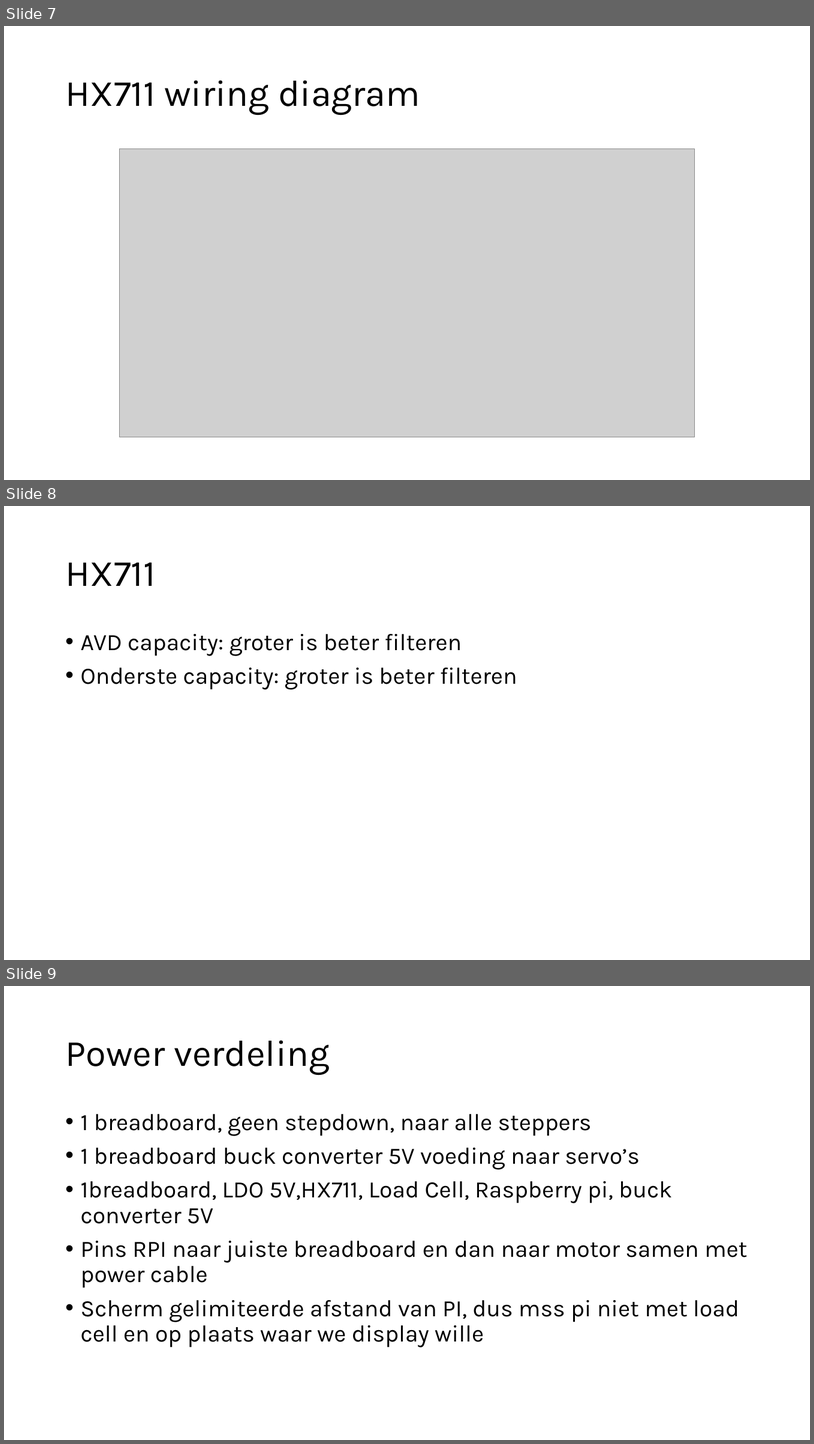
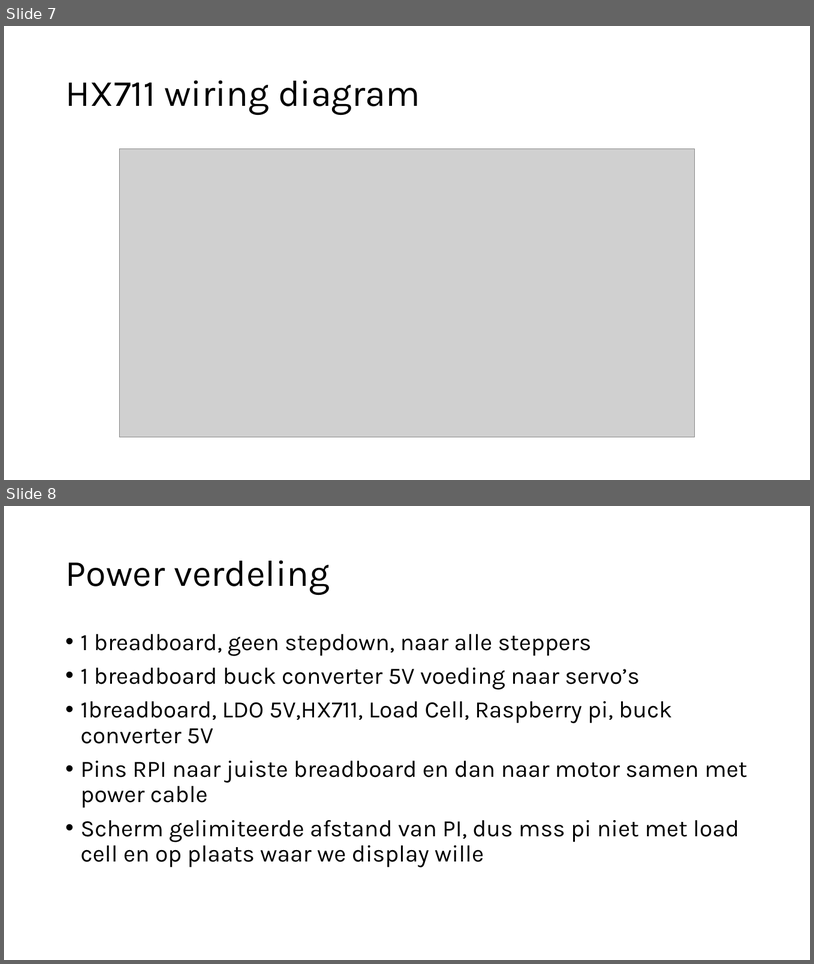
Before and after one commit to sneakyginger/Silicone_dispenser, a slide deck: electronics/electronics.pptx. Shown one above the other, each under a label of ours: slides 7, 8 and 9 before the commit, slides 7 and 8 after it. The pictures are 814x1444 and 814x964 pixels, drawn with LibreOffice and Linux fonts; fonts in the diff are those of the drawing; grey boxes stand for pictures. Boxes give left, top, right and bottom in pixels: in the first picture for what was removed or moved away, otherwise in the second. Text is boxed around its words. In the diff, an @@ line names an element or a change of style, - is before the commit and + after.

```diff
--- a/electronics/electronics.pptx
+++ b/electronics/electronics.pptx
@@ slide 8 removed at (x1=4, y1=506, x2=810, y2=960), background #FFFFFF @@
@@ title removed at (x1=65, y1=562, x2=155, y2=586) @@
-HX711
@@ text removed at (x1=81, y1=634, x2=518, y2=690) @@
-• AVD capacity: groter is beter filteren
-• Onderste capacity: groter is beter filteren
@@ what was slide 9 is now slide 8 @@
```
Also in this commit, not shown: 1 slide changed, 5 other files.
